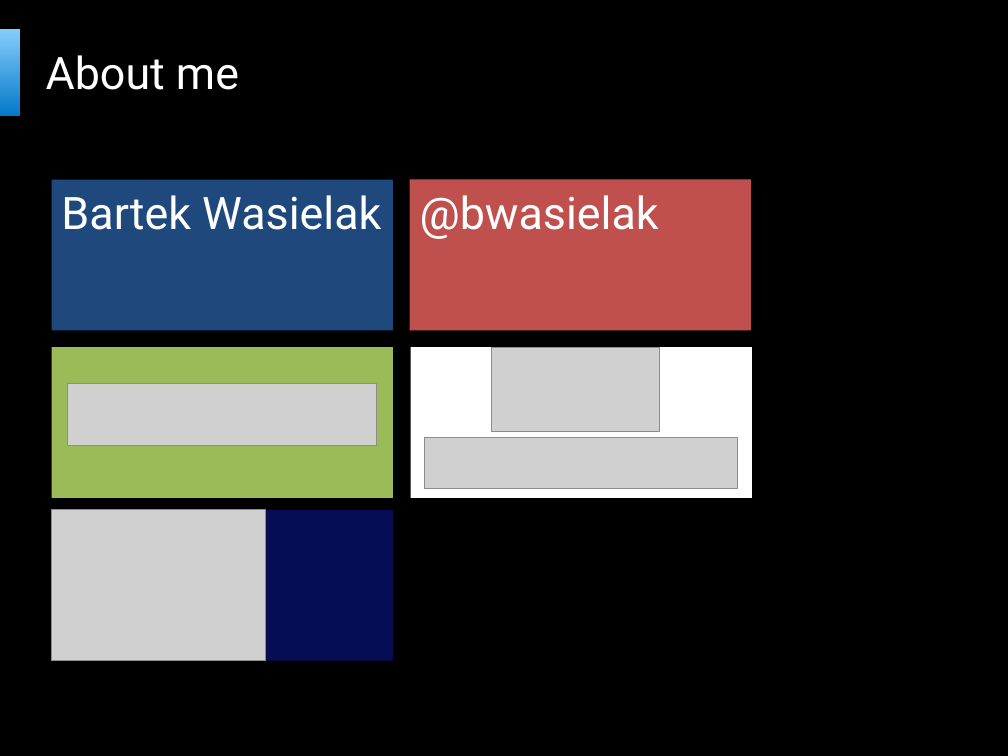
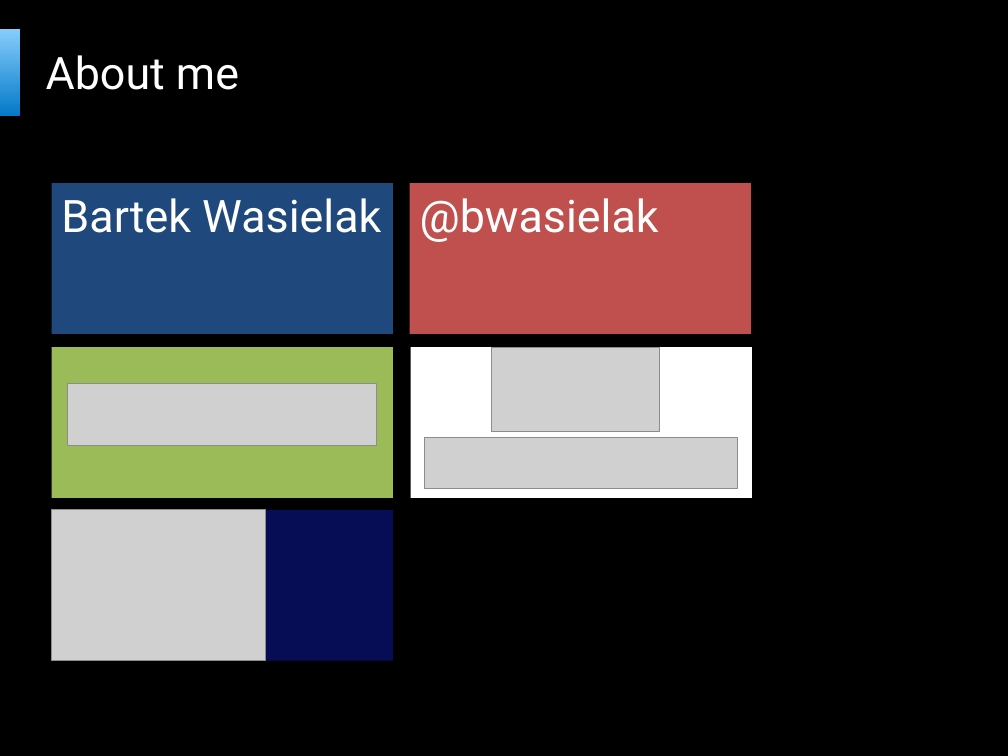
Before and after one commit to bartekwasielak/Presentation, a slide deck: slide 2 of Programming Made Easy.pptx. Drawn at 1008x756 pixels with LibreOffice and Linux fonts; fonts in the diff are those of the drawing; grey boxes stand for pictures; background and template pictures are left out. Boxes give left, top, right and bottom in pixels: in the first picture for what was removed or moved away, otherwise in the second. Text is boxed around its words. In the diff, an @@ line names an element or a change of style, - is before the commit and + after.

```diff
--- a/Programming Made Easy.pptx
+++ b/Programming Made Easy.pptx
@@ rectangle "Bartek Wasielak": place and size @@
-rectangle "Bartek Wasielak" at (51, 179, 393, 331)
+rectangle "Bartek Wasielak" at (51, 183, 393, 335)
@@ rectangle "Bartek Wasielak" at (51, 183, 393, 335): text to rectangle @@
@@ rectangle "@bwasielak": place and size @@
-rectangle "@bwasielak" at (409, 179, 751, 331)
+rectangle "@bwasielak" at (409, 183, 751, 335)
```
Also in this commit, not shown: 1 other file.
